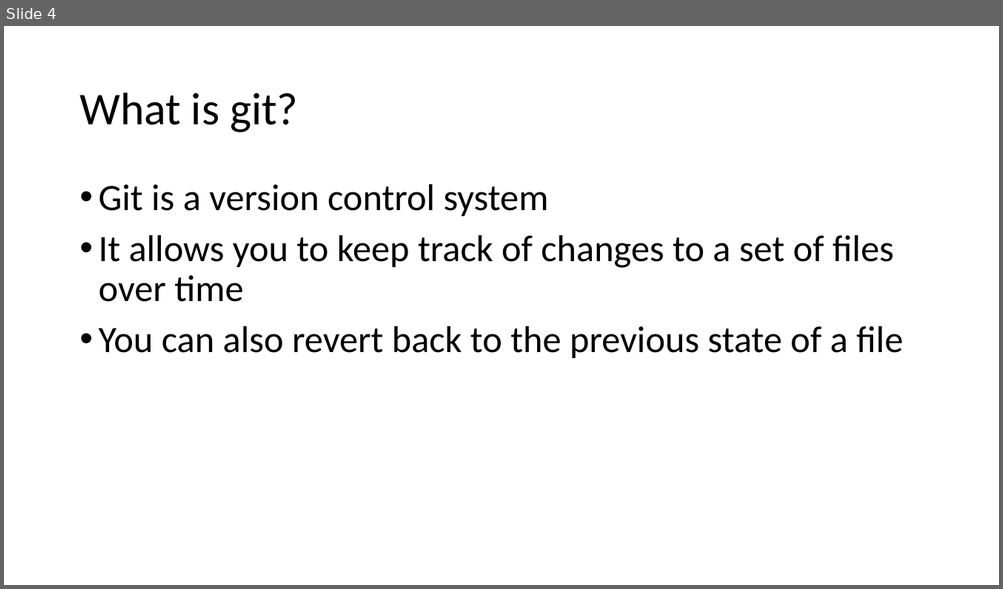
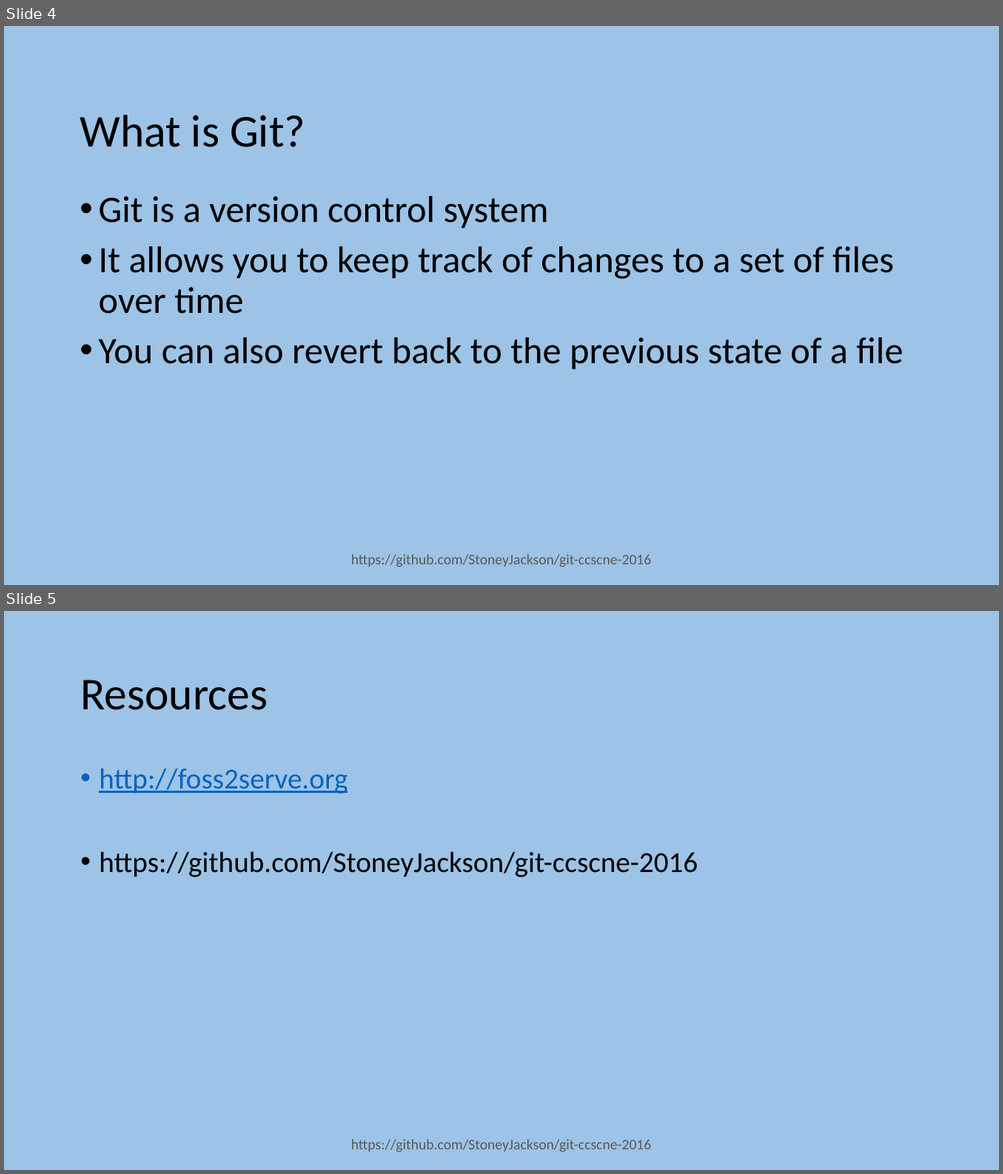
Before and after one commit to foss2serve/github-workflow-activity, a slide deck: tutorial1/Git-Tutorial1-CCSCNE-2016.pptx. Shown one above the other, each under a label of ours: slide 4 before the commit, slides 4 and 5 after it. The pictures are 1003x589 and 1003x1174 pixels, drawn with LibreOffice and Linux fonts; fonts in the diff are those of the drawing; background and template pictures are left out. Boxes give left, top, right and bottom in pixels: in the first picture for what was removed or moved away, otherwise in the second. Text is boxed around its words. In the diff, an @@ line names an element or a change of style, - is before the commit and + after.

```diff
--- a/tutorial1/Git-Tutorial1-CCSCNE-2016.pptx
+++ b/tutorial1/Git-Tutorial1-CCSCNE-2016.pptx
@@ slide 5 added at <box>4,611,999,1170</box>, background #9DC3E6 @@
@@ title added at <box>80,680,267,710</box>, 44 pt, text #000000 @@
+Resources
@@ text added at <box>99,769,697,877</box>, 28 pt, text #000000 @@
+• http://foss2serve.org
+• https://github.com/StoneyJackson/git-ccscne-2016
@@ text added at <box>351,1139,651,1153</box>, 14 pt, text #595959 @@
+https://github.com/StoneyJackson/git-ccscne-2016
@@ slide 4 changed as well @@
@@ background #FFFFFF to #9DC3E6 @@
@@ title at <box>79,115,305,147</box>: text changed @@
-What is git?
+What is Git?
@@ text "Git is a version control ...": place and size @@
-text "Git is a version control ..." at <box>99,184,902,358</box>
+text "Git is a version control ..." at <box>99,196,902,369</box>
@@ text added at <box>351,554,651,568</box>, 14 pt, text #595959 @@
+https://github.com/StoneyJackson/git-ccscne-2016
```
Also in this commit, not shown: 3 other slides changed, 1 other file.
